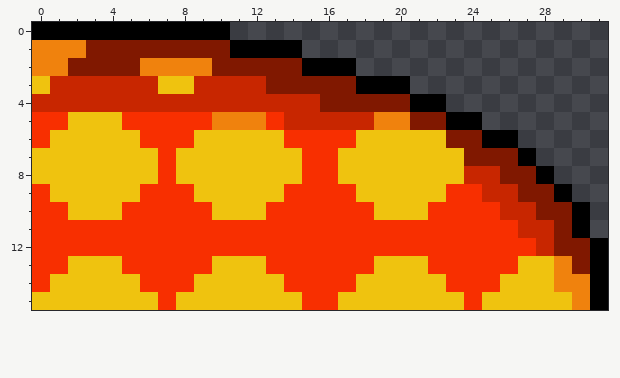
Pixel-art sprite, stored at Crisp Skies/block-755.png. The picture above is the old version.
The file is 64x32 pixels, drawn in blocks of 2x2; one block is one cell here.
Once edited:
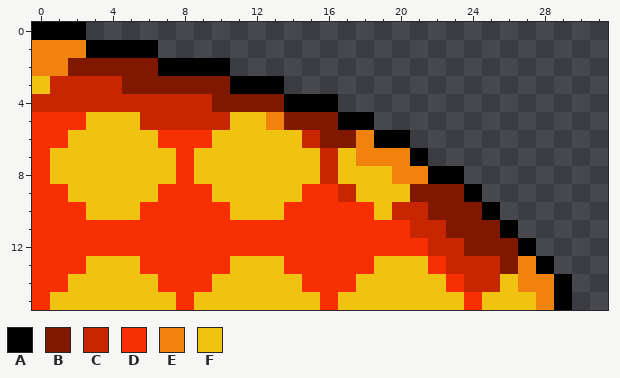
Palette (. is transparent): A #000000  B #801800  C #c82600  D #f82f00  E #f0820d  F #efc30f
Edits made:
@@ x 0..31 @@
- 0 AAAAAAAAAAA.....................
- 1 EEEBBBBBBBBAAAA.................
- 2 EEBBBBEEEEBBBBBAAA..............
- 3 FCCCCCCFFCCCCBBBBBAAA...........
- 4 CCCCCCCCCCCCCCCCBBBBBAA.........
- 5 DDFFFDDDDDEEEDCCCCCEEBBAA.......
- 6 DFFFFFDDDFFFFFDDDDFFFFFBBAA.....
- 7 FFFFFFFDFFFFFFFDDFFFFFFFBBBA....
- 8 FFFFFFFDFFFFFFFDDFFFFFFFCCBBA...
- 9 DFFFFFDDDFFFFFDDDDFFFFFDDCCBBA..
-10 DDFFFDDDDDFFFDDDDDDFFFDDDDCCBBA.
-11 DDDDDDDDDDDDDDDDDDDDDDDDDDDCCBA.
-12 DDDDDDDDDDDDDDDDDDDDDDDDDDDDCBBA
-13 DDFFFDDDDDFFFDDDDDDFFFDDDDDFFEBA
-14 DFFFFFDDDFFFFFDDDDFFFFFDDDFFFEEA
-15 FFFFFFFDFFFFFFFDDFFFFFFFDFFFFFEA
+ 0 AAA.............................
+ 1 EEEAAAA.........................
+ 2 EEBBBBBAAAA.....................
+ 3 FCCCCBBBBBBAAA..................
+ 4 CCCCCCCCCCBBBBAAA...............
+ 5 DDDFFFCCCCCFFEBBBAA.............
+ 6 DDFFFFFDDDFFFFFCBBEAA...........
+ 7 DFFFFFFFDFFFFFFFCFEEEA..........
+ 8 DFFFFFFFDFFFFFFFCFFFEEAA........
+ 9 DDFFFFFDDDFFFFFDDCFFFBBBA.......
+10 DDDFFFDDDDDFFFDDDDDFCCBBBA......
+11 DDDDDDDDDDDDDDDDDDDDDCCBBBA.....
+12 DDDDDDDDDDDDDDDDDDDDDDCCBBBA....
+13 DDDFFFDDDDDFFFDDDDDFFFDCCCBEA...
+14 DDFFFFFDDDFFFFFDDDFFFFFDCCFEEA..
+15 DFFFFFFFDFFFFFFFDFFFFFFFDFFFEA..
Boxes around the changes in both pictures, in picture pixels (x1, y1, x2, y2):
changed: (32, 22, 608, 310)
